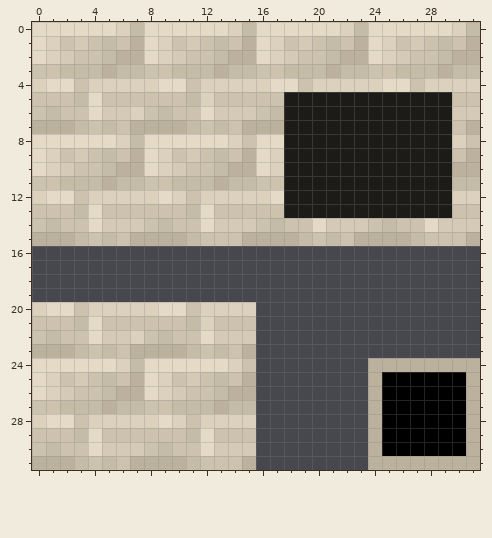
Pixel-art sprite: src/main/resources/assets/immersive_geology/textures/multiblock/bloomery.png. The first picture shows the starting point.
The file is 32x32 pixels. Colours within 5 levels of each other are drawn and written as one.
After:
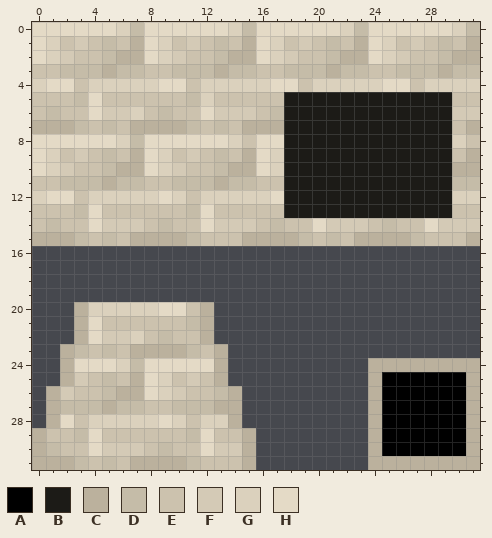
Palette (. is transparent): A #000000  B #1c1b17  C #bbb19d  D #c5bca8  E #ccc2ae  F #d4cab6  G #dbd1bd  H #e4dac6
The exact change:
The edit turns colour D into colour C in row 21 at x 3; in row 23 at x 13; in row 25 at x 13; in row 27 at x 14.
The edit turns colour E into colour C in row 20 at x 3; in row 22 at x 3; in row 25 at x 2; in row 27 at x 1; in row 29 at x 0 and 15; in row 30 at x 0.
The edit turns colour F into colour C in row 30 at x 15.
The edit turns colour G into colour C in rows 20 to 21 at x 12; in row 26 at x 1; in row 28 at x 14.
The edit turns colour H into colour C in row 22 at x 12; in row 24 at x 2 and 13; in row 28 at x 1.
Colour C is removed in row 23 at x 0 to 1 and 15; in rows 25 to 26 at x 15.
Colour D is removed in row 22 at x 1; in row 27 at x 15.
Colour E is removed in row 21 at x 0 to 2 and 13 to 15; in row 22 at x 0 and 2; in row 23 at x 14; in row 24 at x 15; in row 25 at x 14; in row 27 at x 0.
Colour F is removed in row 22 at x 13 to 15.
Colour G is removed in row 20 at x 0 and 13 to 15; in row 24 at x 14; in row 25 at x 1; in row 28 at x 0 and 15.
Colour H is removed in row 20 at x 1 to 2; in row 24 at x 0 to 1; in rows 25 to 26 at x 0.
